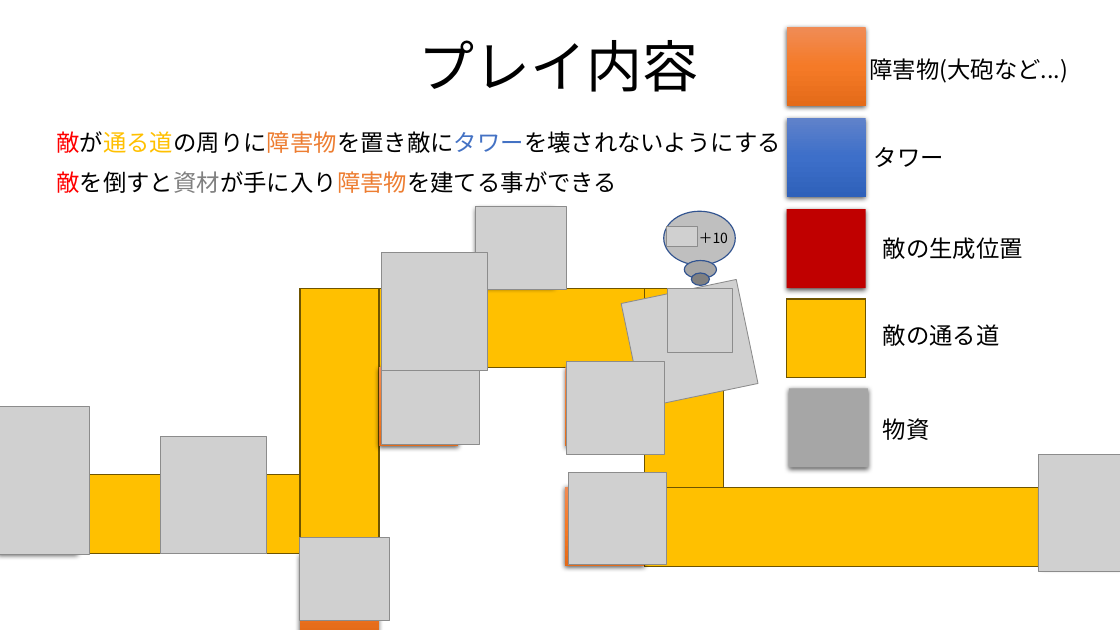
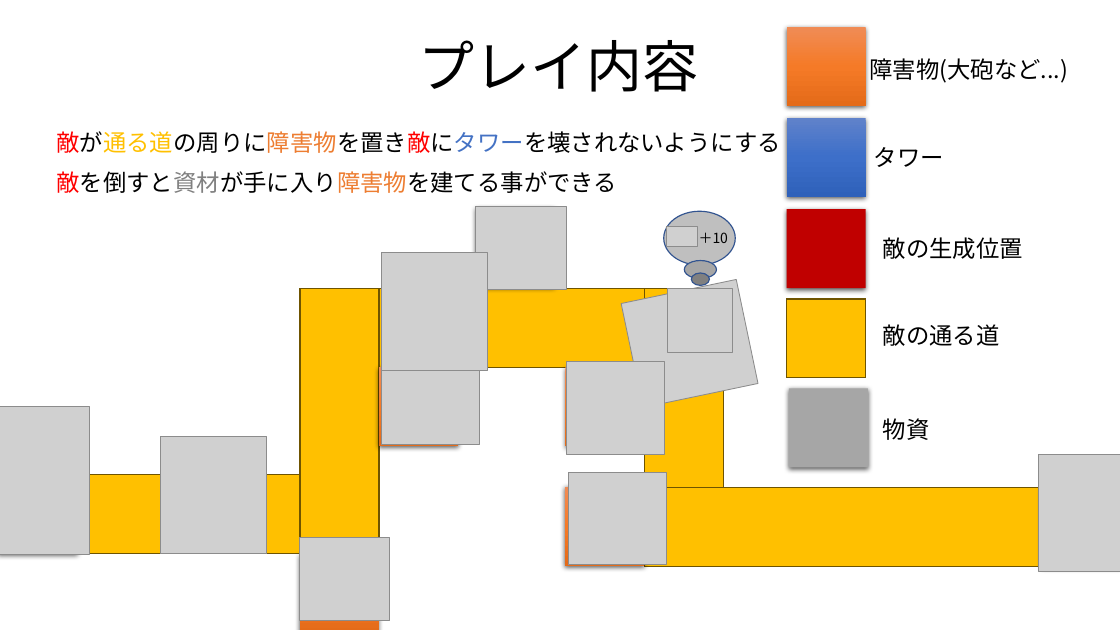
Before and after one commit to sayudesu/RbotWorld, a slide deck: slide 4 of TowerOfDefense.pptx. Drawn at 1120x630 pixels with LibreOffice and Linux fonts; fonts in the diff are those of the drawing; grey boxes stand for pictures. Boxes give left, top, right and bottom in pixels: in the first picture for what was removed or moved away, otherwise in the second. Text is boxed around its words. In the diff, an @@ line names an element or a change of style, - is before the commit and + after.

```diff
--- a/TowerOfDefense.pptx
+++ b/TowerOfDefense.pptx
@@ text "敵が通る道の周りに障害物を置き敵にタワーを壊されないようにする" at <box>57,131,781,153</box>: text colour #000000 to #FF0000 in "敵が通る道の周りに障害物を置き敵にタワーを壊されないようにする" @@
```
Also in this commit, not shown: 1 slide added, 5 other files.
